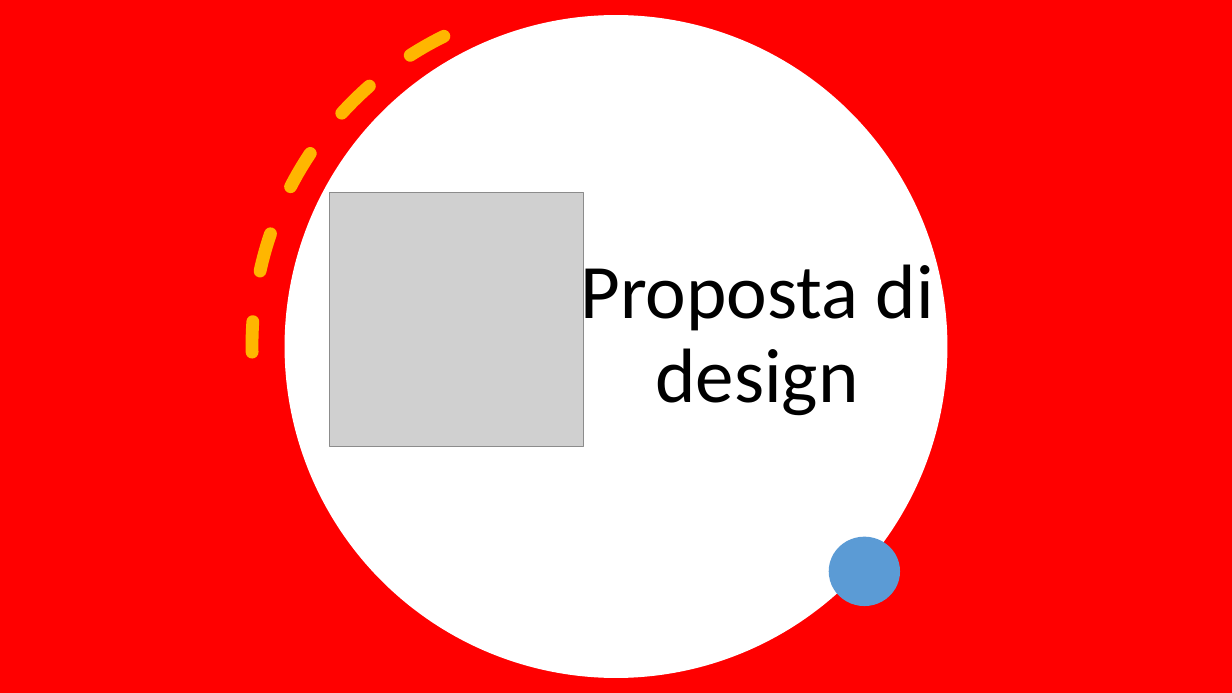
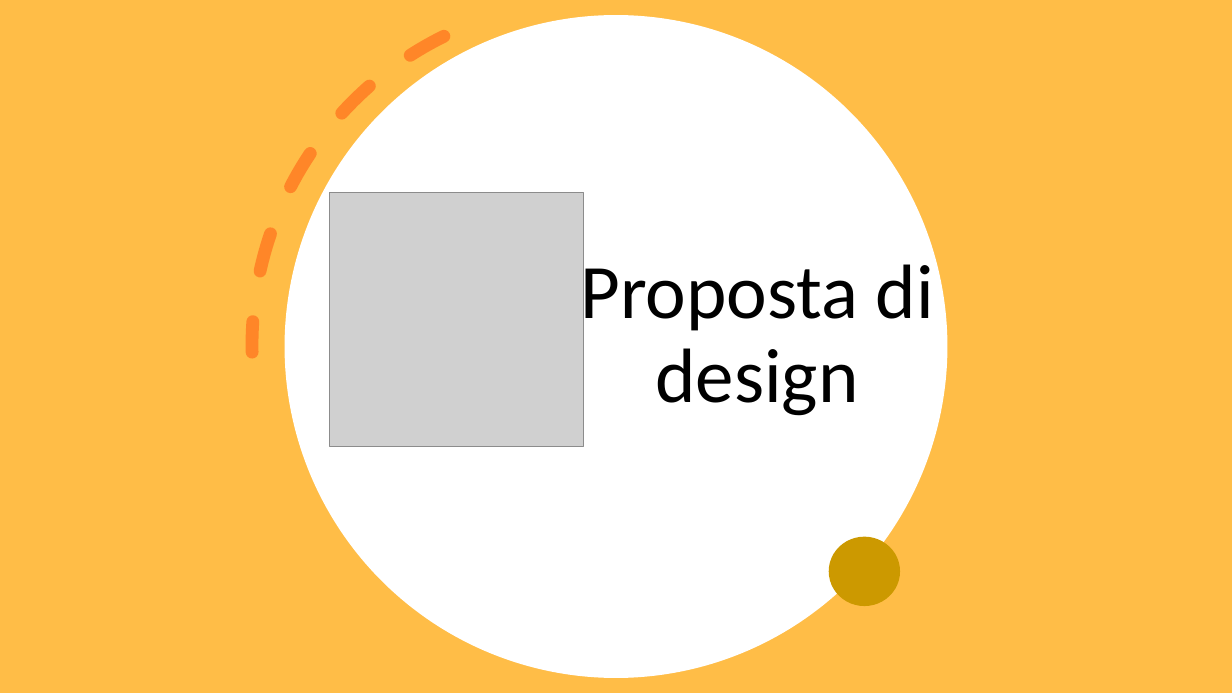
Before and after one commit to MarcoTomasone/Gioco.it-Redesign, a slide deck: slide 9 of Consegna/ProjectHighlights.pptx. Drawn at 1232x693 pixels with LibreOffice and Linux fonts; fonts in the diff are those of the drawing; grey boxes stand for pictures. Boxes give left, top, right and bottom in pixels: in the first picture for what was removed or moved away, otherwise in the second. Text is boxed around its words. In the diff, an @@ line names an element or a change of style, - is before the commit and + after.

```diff
--- a/Consegna/ProjectHighlights.pptx
+++ b/Consegna/ProjectHighlights.pptx
@@ rectangle at (0, 0, 1232, 693): fill #FF0000 to #FFBD47 @@
@@ arc (boxed as its full ellipse) at (135, 0, 1058, 693): outline #FFC000 10 pt dashed to #FF8427 10 pt dashed @@
@@ ellipse at (829, 537, 900, 606): fill #5B9BD5 to #CC9900 @@
```
Also in this commit, not shown: 10 other slides changed, 4 slides added, 2 slides removed.
